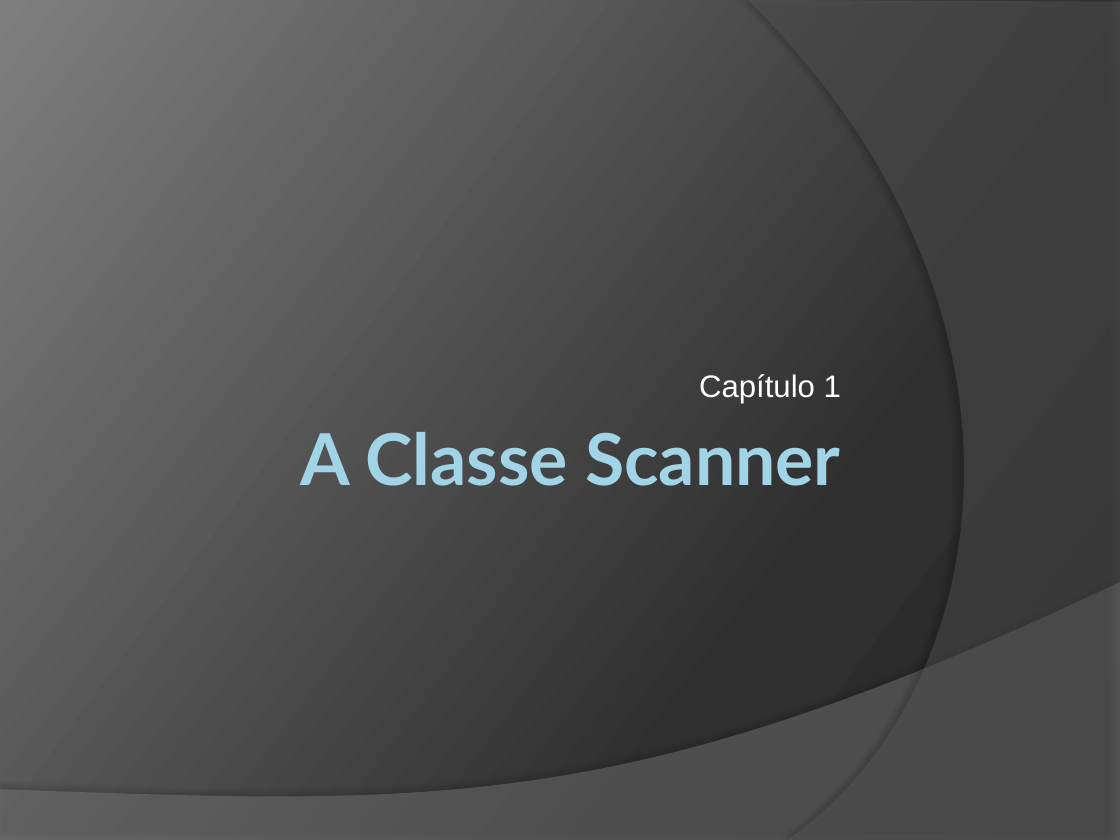
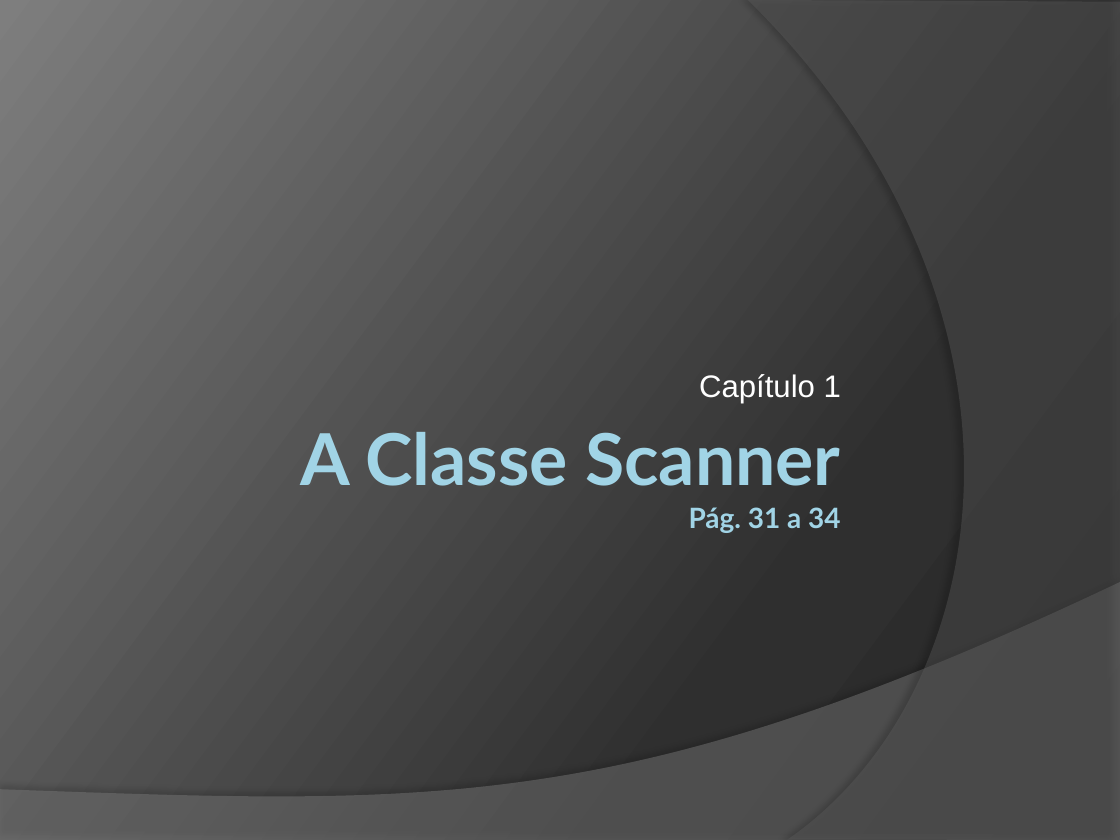
Before and after one commit to duchesqui/slzvieira-training, a slide deck: slide 1 of trunk/2-Java-Programmer-Modulo-II/03.Capitulo01.pptx. Drawn at 1120x840 pixels with LibreOffice and Linux fonts; fonts in the diff are those of the drawing. Boxes give left, top, right and bottom in pixels: in the first picture for what was removed or moved away, otherwise in the second. Text is boxed around its words. In the diff, an @@ line names an element or a change of style, - is before the commit and + after.

```diff
--- a/trunk/2-Java-Programmer-Modulo-II/03.Capitulo01.pptx
+++ b/trunk/2-Java-Programmer-Modulo-II/03.Capitulo01.pptx
@@ title at (x1=301, y1=432, x2=840, y2=533): text changed @@
-A Classe Scanner
+A Classe Scanner
+Pág. 31 a 34
```
Also in this commit, not shown: 7 other files.
